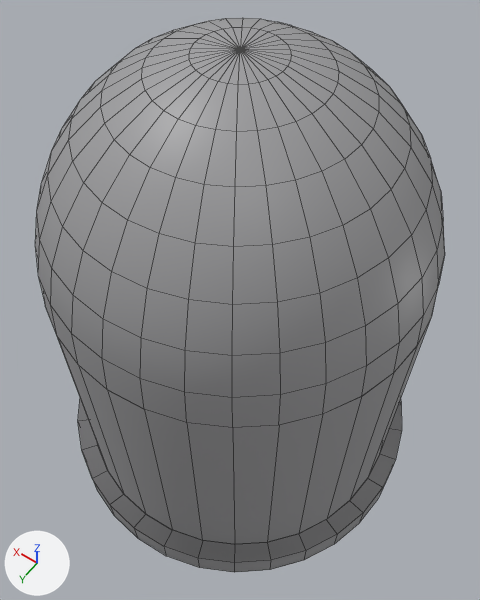
Renders of the Blender file Infection Protocol/Assets/Models/Environment/LED.blend from each side of a commit.
The view is the same before and after, from a camera (50 mm lens) standing at (-0.402, 0.562, 1.268) and looking at (0.072, -0.101, 0.227). The lights are fixed; the arrows at lower left show +X, +Y and +Z. Mesh edges are drawn as thin lines.
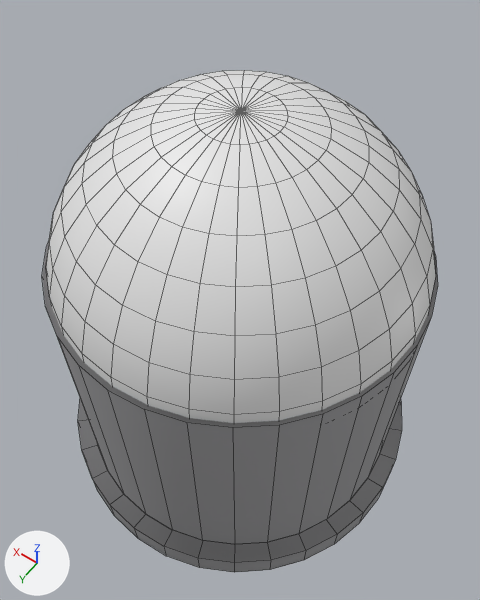
Pixel boxes (x1, y1, x2, y2) of what changed, in the pictures (480 x 600 px):
'Cylinder.001', reshaped: before (35, 18, 445, 572); after (42, 242, 438, 572)
'Sphere', added: after (46, 70, 436, 423)
part 1 of me_cylinder_001, cut back: before (35, 18, 445, 428)

Diff of the bpy script that builds the scene:
```diff
--- a/Infection Protocol/Assets/Models/Environment/LED.blend.py
+++ b/Infection Protocol/Assets/Models/Environment/LED.blend.py
@@ me_cylinder_001 @@
 # used by ob_cylinder_001; location = (0.154, -0.001, -0.2); scale = (0.0215, 0.0215, 0.28)
-me_cylinder_001.from_pydata(...)  # 545 vertices, 454 faces; spans x -22.7..8.3, y -15.5..15.5, z -1.4..3.7
+me_cylinder_001.from_pydata(...)  # 320 vertices, 198 faces, 32 loose edges; spans x -22.7..8.3, y -15.5..15.5, z -1.4..2.5
+# me_cylinder_001 part 1
+# 225 vertices are removed from x -20.9..6.5, y -13.7..13.7, z 2.8..3.7
+# 256 faces are deleted
+# 32 loose edges are added
 me_cylinder_001.materials.append(mat_15_jpg)
@@ me_sphere @@
+me_sphere.from_pydata(...)  # a UV sphere (32 segments, 16 rings, poles along z) spanning x -1.0..1.0, y -1.0..1.0, z -1.0..1.0
+me_sphere.polygons.foreach_set('use_smooth', [True] * 512)
@@ ob_sphere @@
+ob_sphere = bpy.data.objects.new('Sphere', me_sphere)
+ob_sphere.location = (-0.001, 0.0, 0.467)
+ob_sphere.scale = (0.297, 0.297, 0.297)
```
